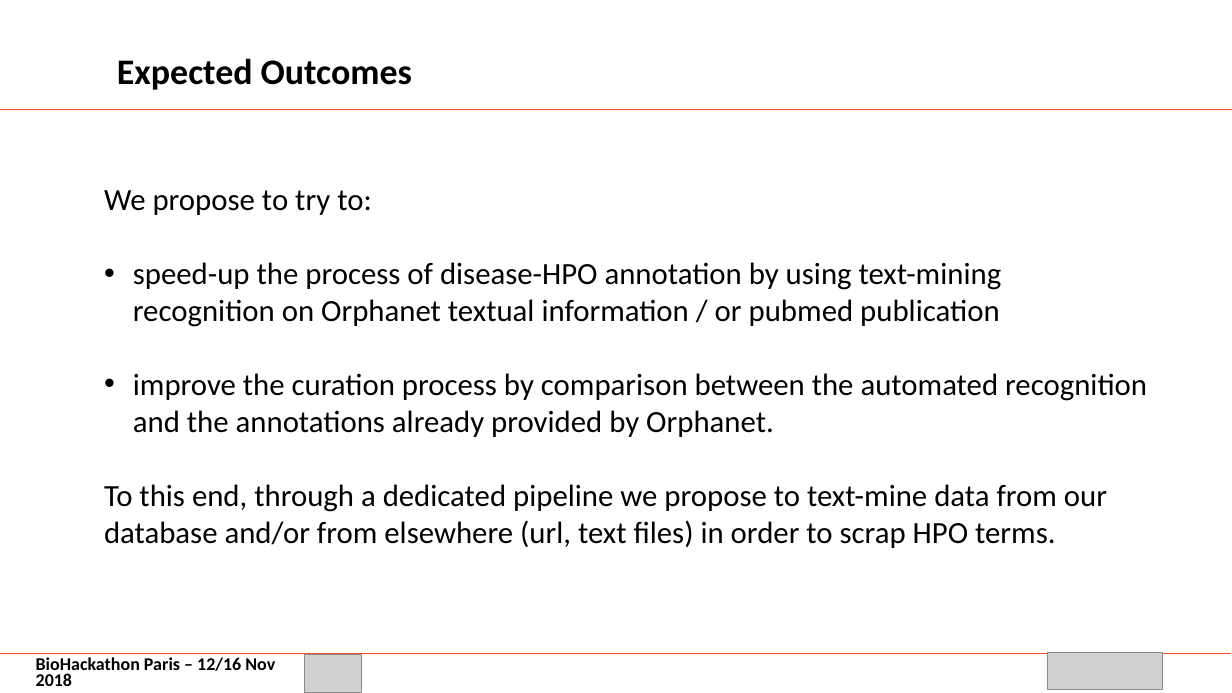
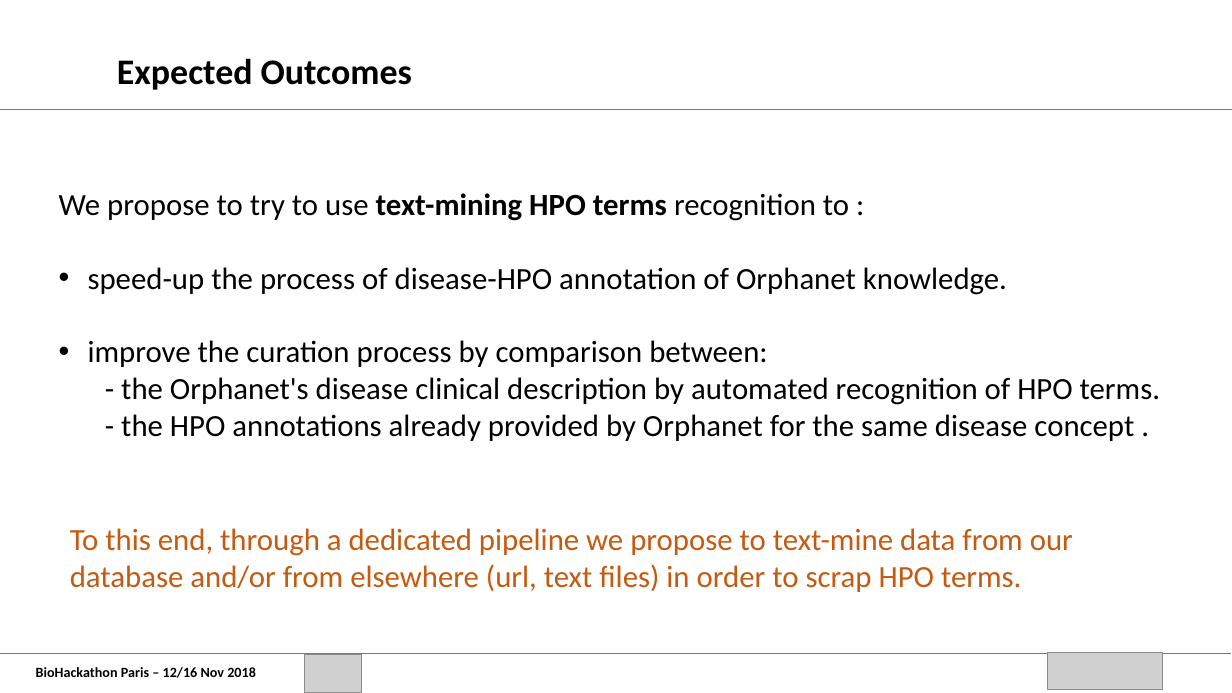
Before and after one commit to elixir-europe/BioHackathon, a slide deck: slide 5 of data/Improve Orphanet disease description knowledge by phenotypic automated recognition using scrapping toolkits/BH_Scrapping_David.pptx. Drawn at 1232x693 pixels with LibreOffice and Linux fonts; fonts in the diff are those of the drawing; grey boxes stand for pictures; background and template pictures are left out. Boxes give left, top, right and bottom in pixels: in the first picture for what was removed or moved away, otherwise in the second. Text is boxed around its words. In the diff, an @@ line names an element or a change of style, - is before the commit and + after.

Commit message:
update presentation

```diff
--- a/data/Improve Orphanet disease description knowledge by phenotypic automated recognition using scrapping toolkits/BH_Scrapping_David.pptx
+++ b/data/Improve Orphanet disease description knowledge by phenotypic automated recognition using scrapping toolkits/BH_Scrapping_David.pptx
@@ text at (59,193,1160,441): text changed @@
-We propose to try to:
-• speed-up the process of disease-HPO annotation by using text-mining recognition on Orphanet textual information / or pubmed publication
-• improve the curation process by comparison between the automated recognition and the annotations already provided by Orphanet.
-To this end, through a dedicated pipeline we propose to text-mine data from our database and/or from elsewhere (url, text files) in order to scrap HPO terms.
+We propose to try to use text-mining HPO terms recognition to :
+• speed-up the process of disease-HPO annotation of Orphanet knowledge.
+• improve the curation process by comparison between:
+  - the Orphanet's disease clinical description by automated recognition of HPO terms.
+  - the HPO annotations already provided by Orphanet for the same disease concept .
@@ text added at (70,528,1073,592), 24 pt, text #C55A11 @@
+To this end, through a dedicated pipeline we propose to text-mine data from our database and/or from elsewhere (url, text files) in order to scrap HPO terms.
@@ text "BioHackathon Paris – 12/16 Nov ..." at (36,667,256,678): size 14 to 11 pt @@
```
Also in this commit, not shown: 7 other slides changed.
